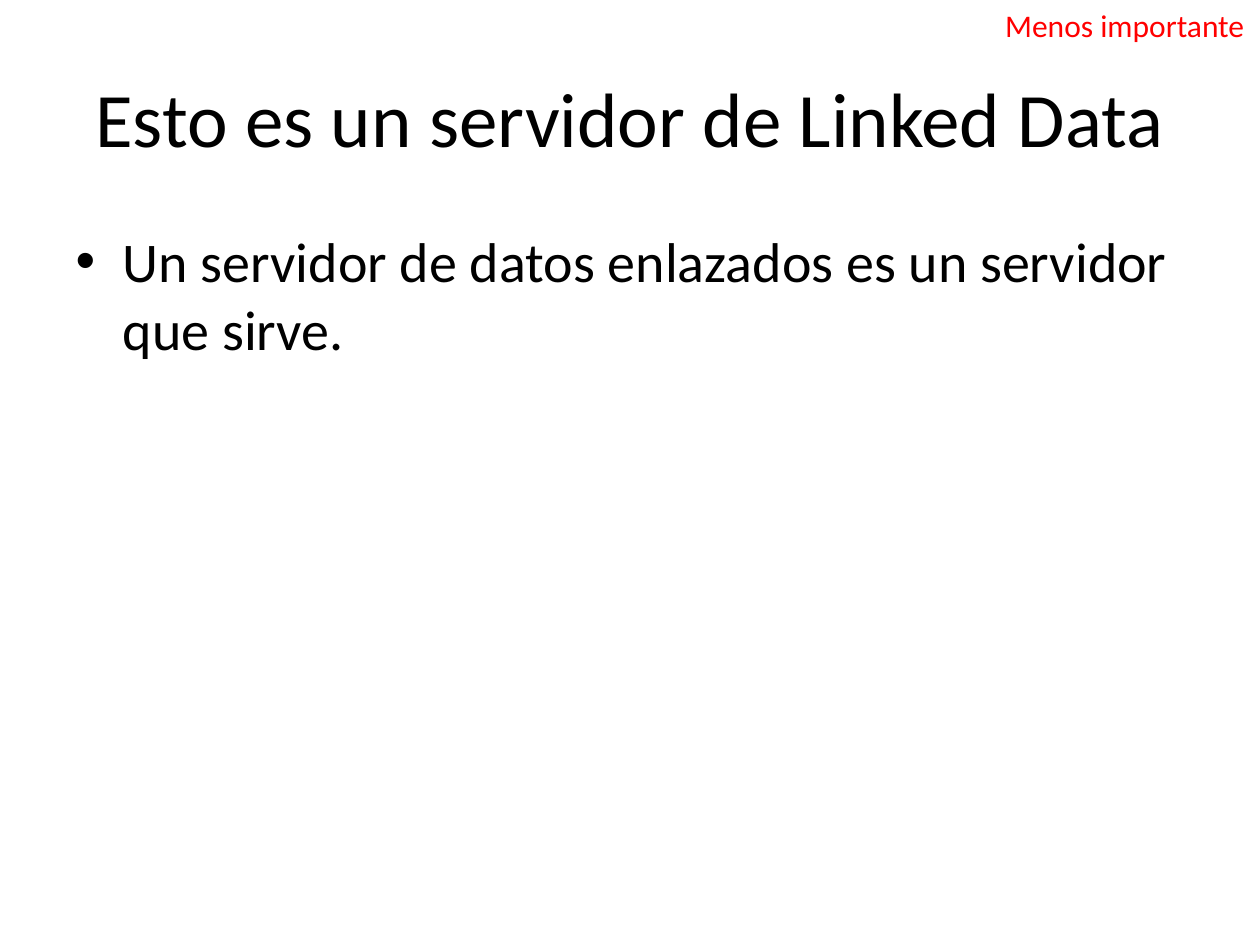
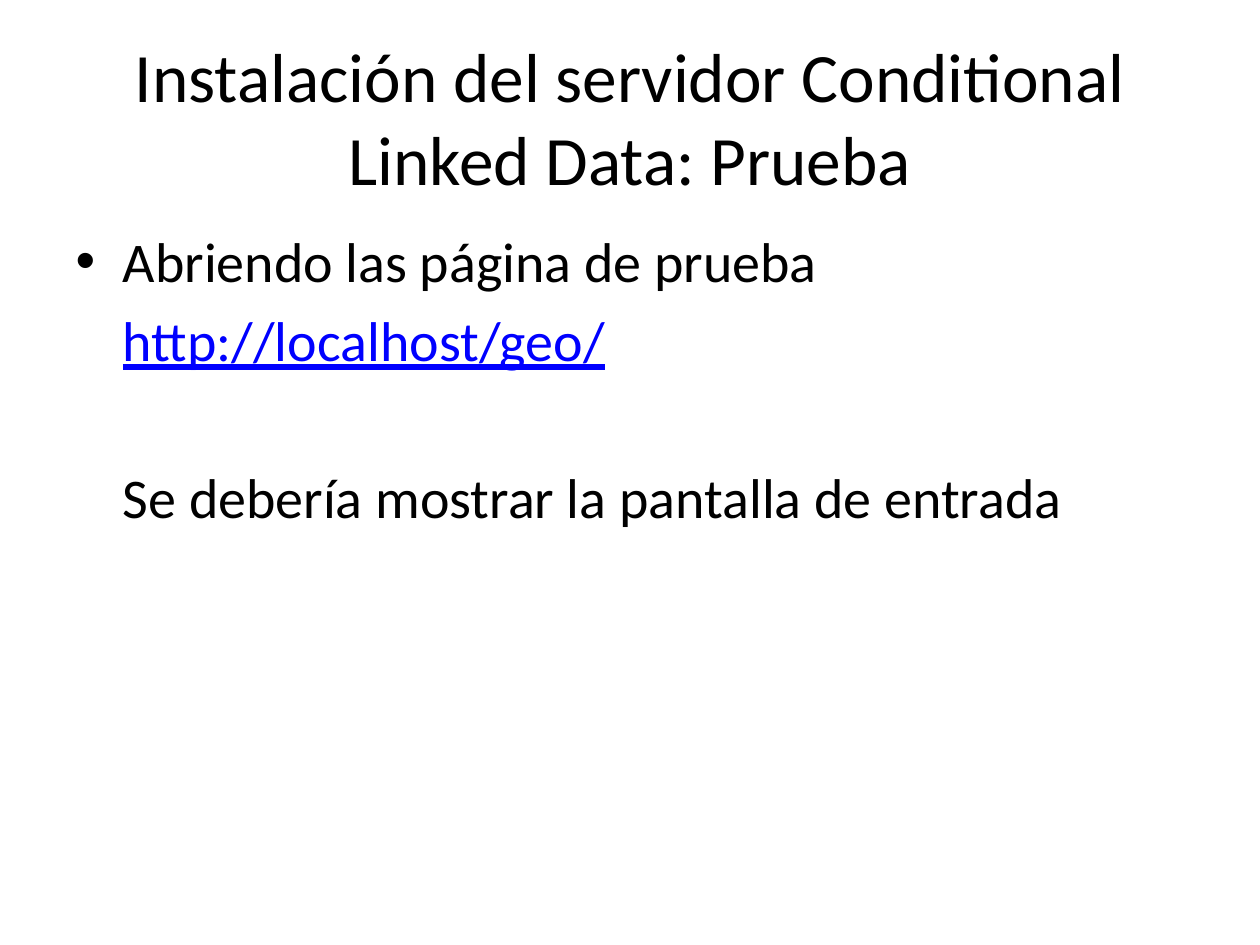
Before and after one commit to oeg-upm/licensius, a slide deck: slide 12 of doc/conditional.pptx (slide 7 before the commit). Drawn at 1260x945 pixels with LibreOffice and Linux fonts; fonts in the diff are those of the drawing. Boxes give left, top, right and bottom in pixels: in the first picture for what was removed or moved away, otherwise in the second. Text is boxed around its words. In the diff, an @@ line names an element or a change of style, - is before the commit and + after.

```diff
--- a/doc/conditional.pptx
+++ b/doc/conditional.pptx
@@ text removed at [1005, 15, 1244, 42] @@
-Menos importante
@@ title at [135, 54, 1125, 186]: text changed; size 44 to 39.6 pt @@
-Esto es un servidor de Linked Data
+Instalación del servidor Conditional Linked Data: Prueba
@@ text at [123, 243, 1061, 527]: text changed @@
-• Un servidor de datos enlazados es un servidor que sirve.
+• Abriendo las página de prueba
+http://localhost/geo/
+Se debería mostrar la pantalla de entrada
```
Also in this commit, not shown: 3 other slides changed, 17 slides added, 1 slide removed, 4 other files.
